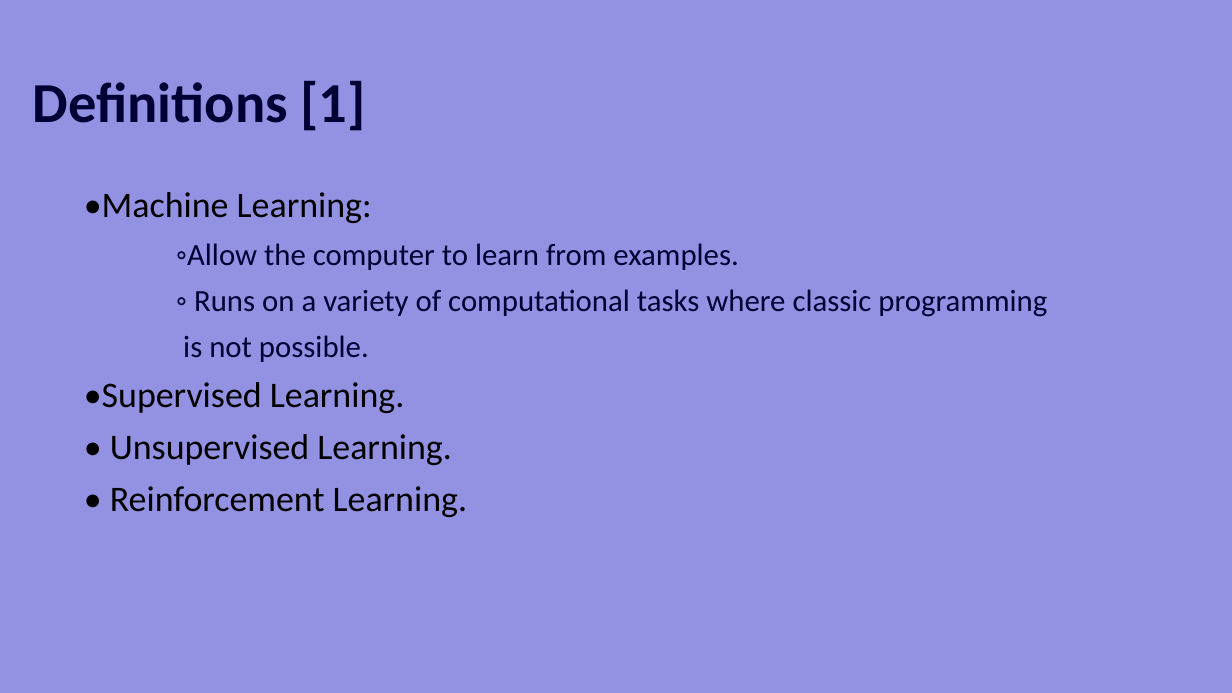
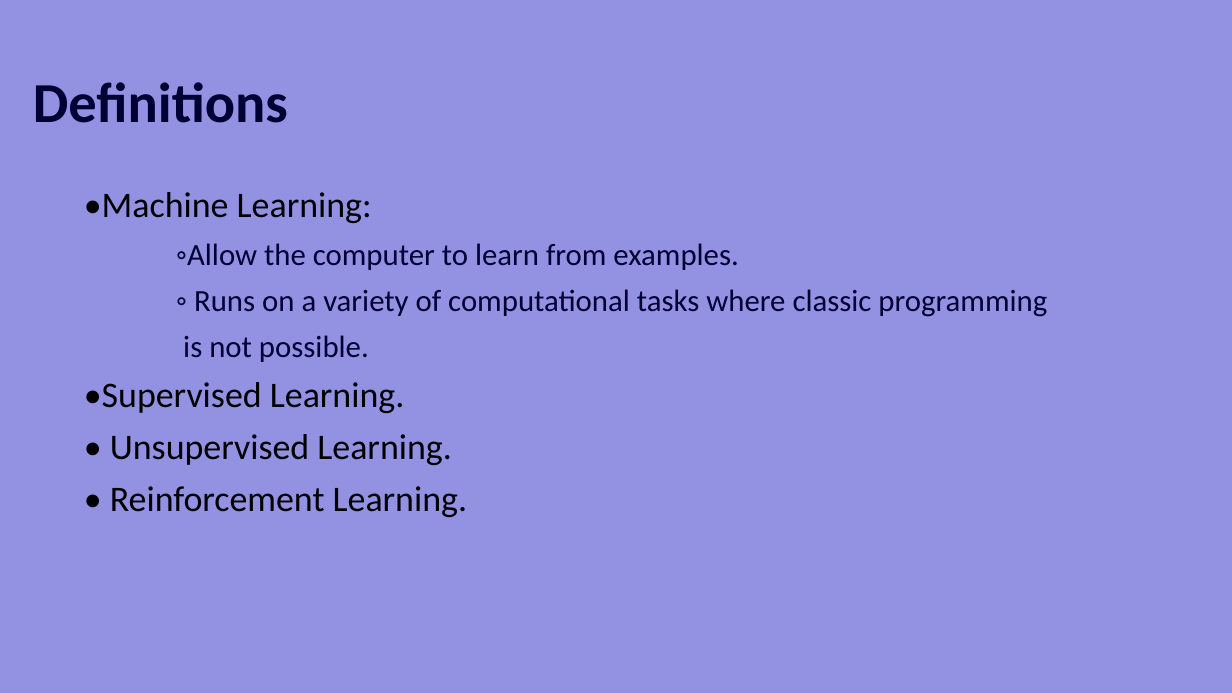
Before and after one commit to moran-abitbul/PreFix, a slide deck: slide 3 of server/uploads/updated-test.pptx. Drawn at 1232x693 pixels with LibreOffice and Linux fonts; fonts in the diff are those of the drawing. Boxes give left, top, right and bottom in pixels: in the first picture for what was removed or moved away, otherwise in the second. Text is boxed around its words. In the diff, an @@ line names an element or a change of style, - is before the commit and + after.

```diff
--- a/server/uploads/updated-test.pptx
+++ b/server/uploads/updated-test.pptx
@@ title at (33,82,288,123): text changed @@
-Definitions [1]
+Definitions
```
Also in this commit, not shown: 1 other slide changed, 18 other files.
